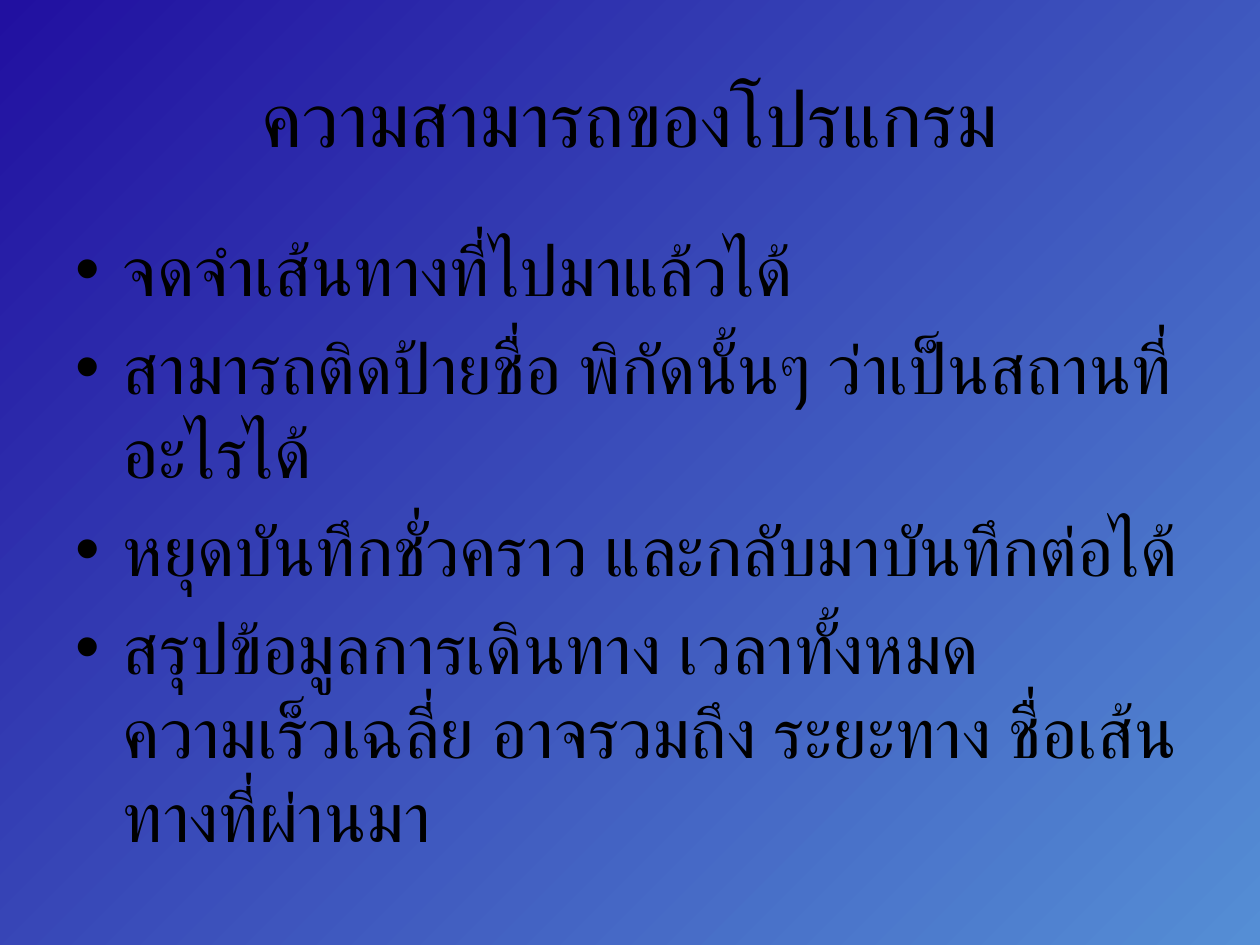
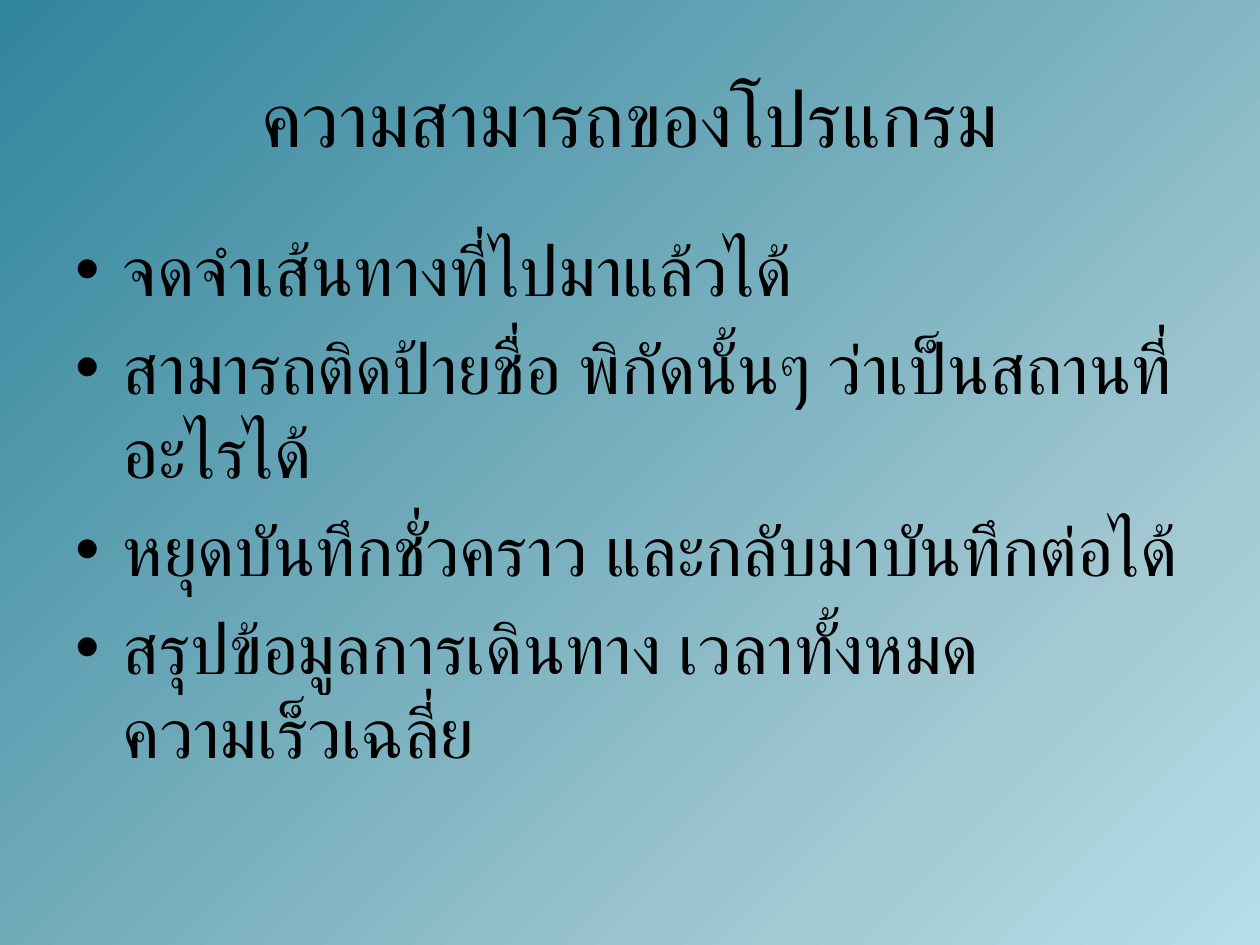
Before and after one commit to amfeelgood/Senior_Project, a slide deck: slide 10 of Doc/ProjectPresentation1.pptx (slide 5 before the commit). Drawn at 1260x945 pixels with LibreOffice and Linux fonts; fonts in the diff are those of the drawing. Boxes give left, top, right and bottom in pixels: in the first picture for what was removed or moved away, otherwise in the second. Text is boxed around its words. In the diff, an @@ line names an element or a change of style, - is before the commit and + after.

```diff
--- a/Doc/ProjectPresentation1.pptx
+++ b/Doc/ProjectPresentation1.pptx
@@ background gradient #558ED5 to #2110A0 to #FFFFFF to #FFEBFA to gradient #B7DEE8 to #A3C9D3 to #31859C to #FFFFFF to #FFEBFA @@
@@ text at (123,242,1178,596): font Calibri to Lato in "จดจำเส้นทางที่ไปมาแล้วได้", "สามารถติดป้ายชื่อ พิกัดนั้นๆ ว่าเป็นสถานที่อะไรได้", "หยุดบันทึกชั่วคราว และกลับมาบันทึกต่อได้" @@
@@ text at (123,621,979,759): text changed; font Calibri to Lato @@
-• สรุปข้อมูลการเดินทาง เวลาทั้งหมด ความเร็วเฉลี่ย อาจรวมถึง ระยะทาง ชื่อเส้นทางที่ผ่านมา
+• สรุปข้อมูลการเดินทาง เวลาทั้งหมด ความเร็วเฉลี่ย
```
Also in this commit, not shown: 4 other slides changed, 7 slides added, 1 slide removed.
